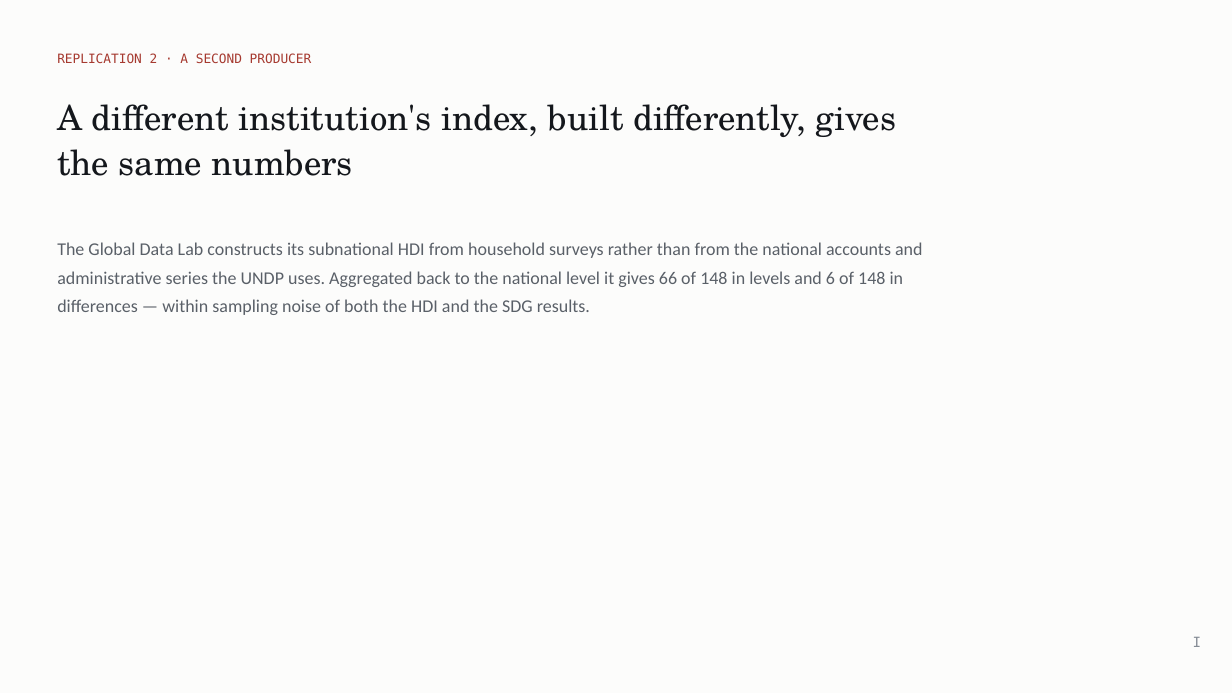
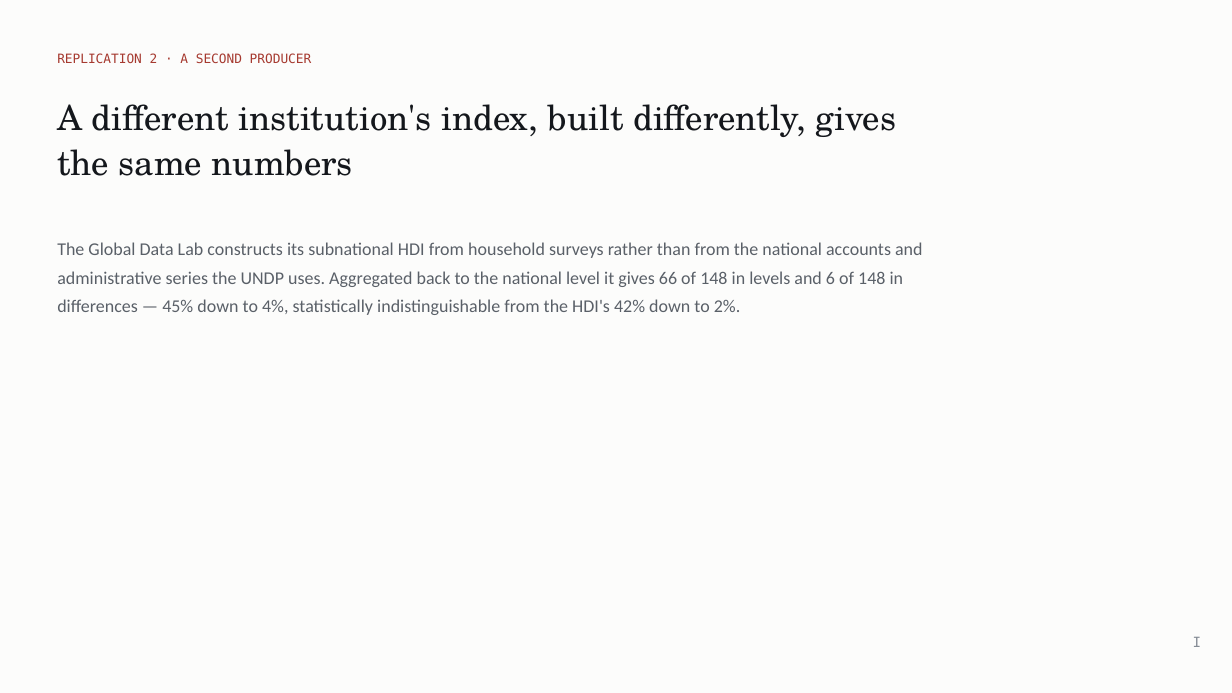
Before and after one commit to cwejnert/HDI-Happiness, a slide deck: slide 5 of deck/The_Education_Exception.pptx. Drawn at 1232x693 pixels with LibreOffice and Linux fonts; fonts in the diff are those of the drawing. Boxes give left, top, right and bottom in pixels: in the first picture for what was removed or moved away, otherwise in the second. Text is boxed around its words. In the diff, an @@ line names an element or a change of style, - is before the commit and + after.

```diff
--- a/deck/The_Education_Exception.pptx
+++ b/deck/The_Education_Exception.pptx
@@ text at bbox=[57, 242, 922, 315]: text changed @@
-The Global Data Lab constructs its subnational HDI from household surveys rather than from the national accounts and administrative series the UNDP uses. Aggregated back to the national level it gives 66 of 148 in levels and 6 of 148 in differences — within sampling noise of both the HDI and the SDG results.
+The Global Data Lab constructs its subnational HDI from household surveys rather than from the national accounts and administrative series the UNDP uses. Aggregated back to the national level it gives 66 of 148 in levels and 6 of 148 in differences — 45% down to 4%, statistically indistinguishable from the HDI's 42% down to 2%.
```
Also in this commit, not shown: 8 other slides changed, 5 other files.
